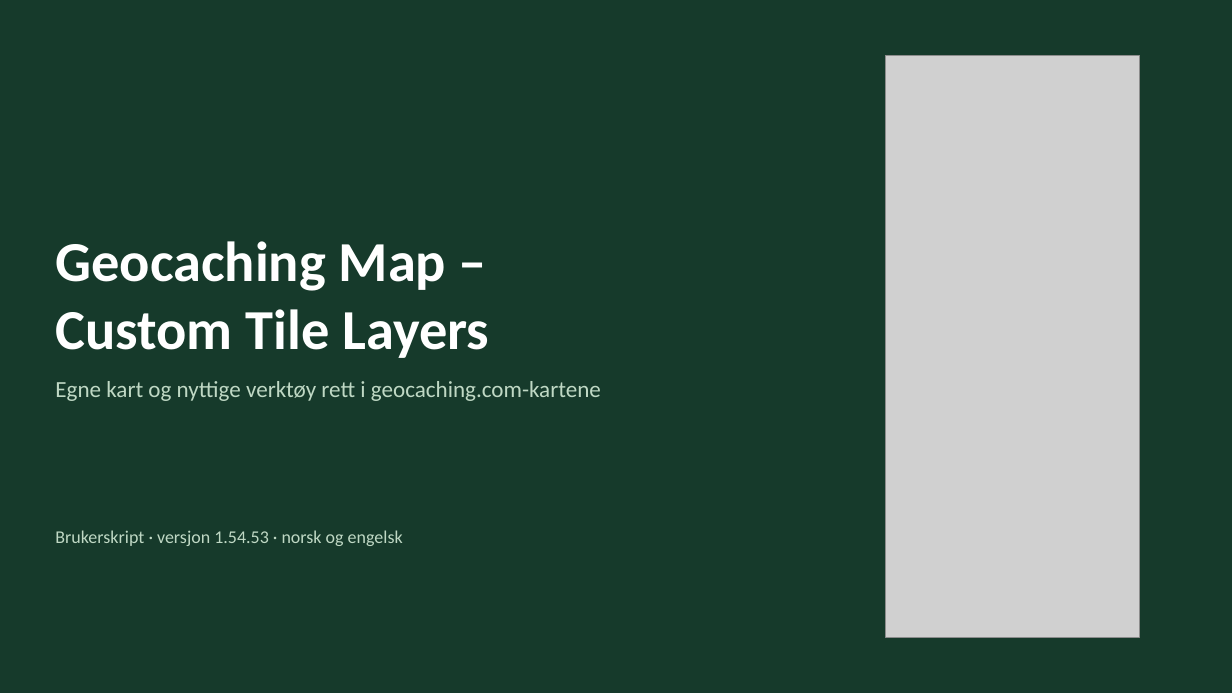
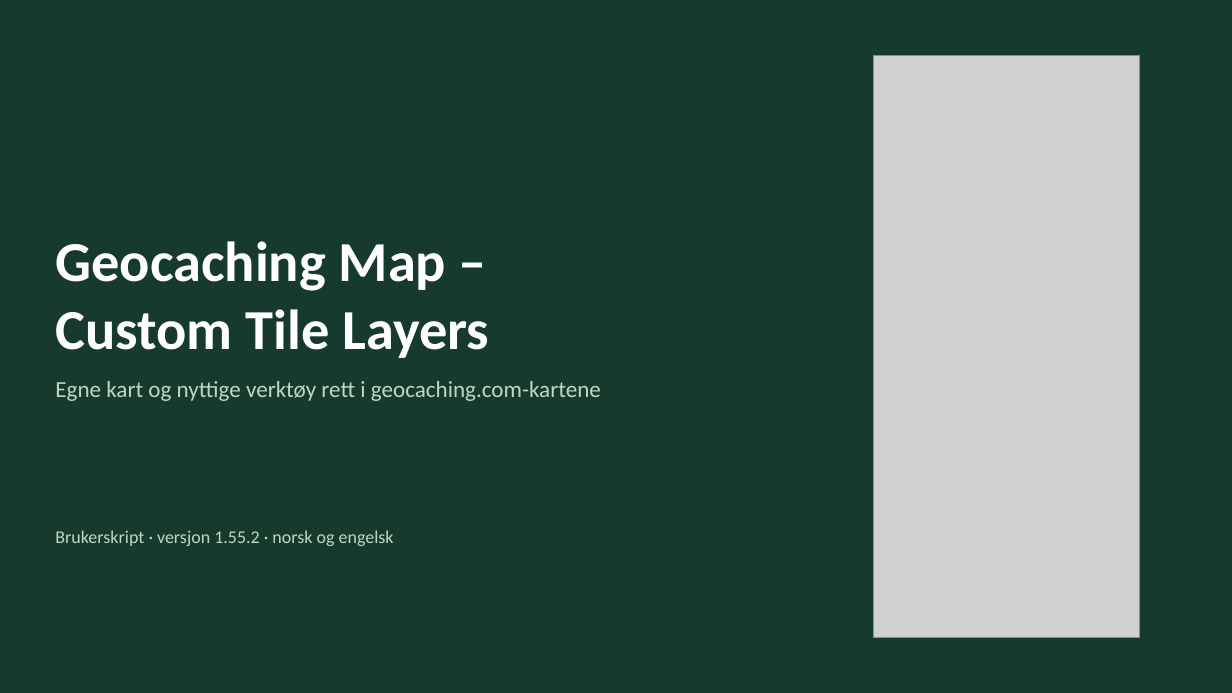
Before and after one commit to knutos/custom-tiles, a slide deck: slide 1 of docs/Geocaching-Map-Custom-Tile-Layers-Presentasjon.pptx. Drawn at 1232x693 pixels with LibreOffice and Linux fonts; fonts in the diff are those of the drawing; grey boxes stand for pictures. Boxes give left, top, right and bottom in pixels: in the first picture for what was removed or moved away, otherwise in the second. Text is boxed around its words. In the diff, an @@ line names an element or a change of style, - is before the commit and + after.

Commit message:
1.55.2 – A tidier interface: the toolbar in groups; Show on map – one draggable panel for 161 m circles, marks, favourite points, D/T, FTF and type icons, with the zoom each shows from; Settings in sections; Help; press and hold on touch screens opens the right-click menu; measuring snaps to geocaches; guides and presentations updated

```diff
--- a/docs/Geocaching-Map-Custom-Tile-Layers-Presentasjon.pptx
+++ b/docs/Geocaching-Map-Custom-Tile-Layers-Presentasjon.pptx
@@ picture: place and size @@
-picture at box(885, 55, 1140, 638)
+picture at box(873, 55, 1140, 638)
@@ text at box(55, 530, 394, 546): text changed @@
-Brukerskript · versjon 1.54.53 · norsk og engelsk
+Brukerskript · versjon 1.55.2 · norsk og engelsk
```
Also in this commit, not shown: 15 other slides changed, 1 slide added, 9 other files.
